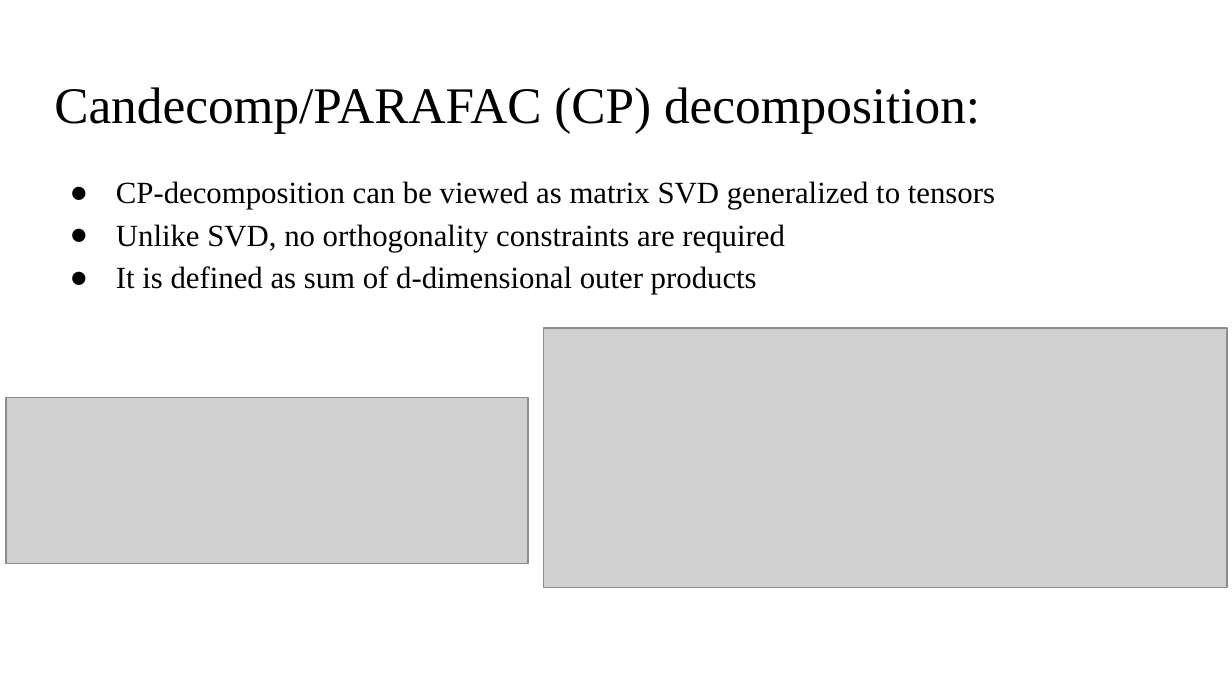
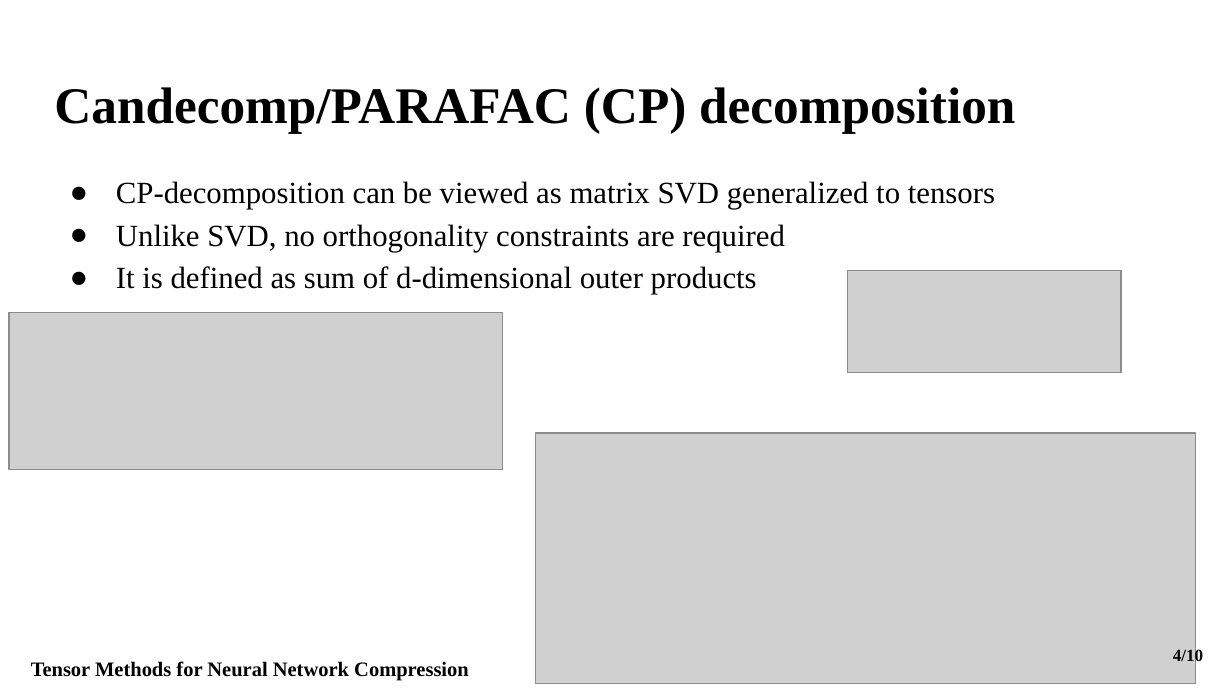
Before and after one commit to Fraunhofer-SCAI/canonical-cnn, a slide deck: slide 4 of Presentation/Fraunhofer_Presentation.pptx. Drawn at 1232x693 pixels with LibreOffice and Linux fonts; fonts in the diff are those of the drawing; grey boxes stand for pictures. Boxes give left, top, right and bottom in pixels: in the first picture for what was removed or moved away, otherwise in the second. Text is boxed around its words. In the diff, an @@ line names an element or a change of style, - is before the commit and + after.

Commit message:
Added presentation

```diff
--- a/Presentation/Fraunhofer_Presentation.pptx
+++ b/Presentation/Fraunhofer_Presentation.pptx
@@ title at [54,87,1015,134]: text changed; bold on @@
-Candecomp/PARAFAC (CP) decomposition:
+Candecomp/PARAFAC (CP) decomposition
@@ picture added at [848,271,1121,373] @@
@@ picture: place and size @@
-picture at [6,398,529,564]
+picture at [9,313,503,469]
@@ picture: place and size @@
-picture at [543,328,1227,588]
+picture at [536,434,1196,684]
@@ page number added at [1173,647,1203,665], 10 pt, text #000000, bold @@
+4/10
@@ text added at [31,661,469,681], 12 pt, text #000000, bold @@
+Tensor Methods for Neural Network Compression
```
Also in this commit, not shown: 3 other slides changed, 6 slides added, 1 other file.
